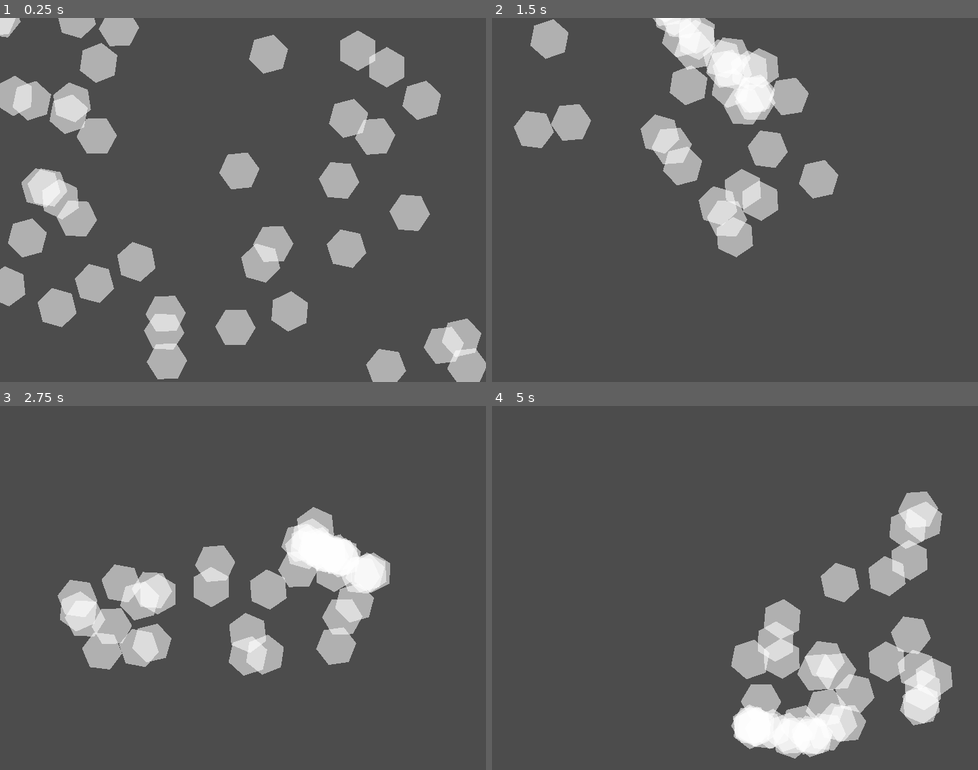
Above: before the commit, frames 1-4 (two rows, left to right).
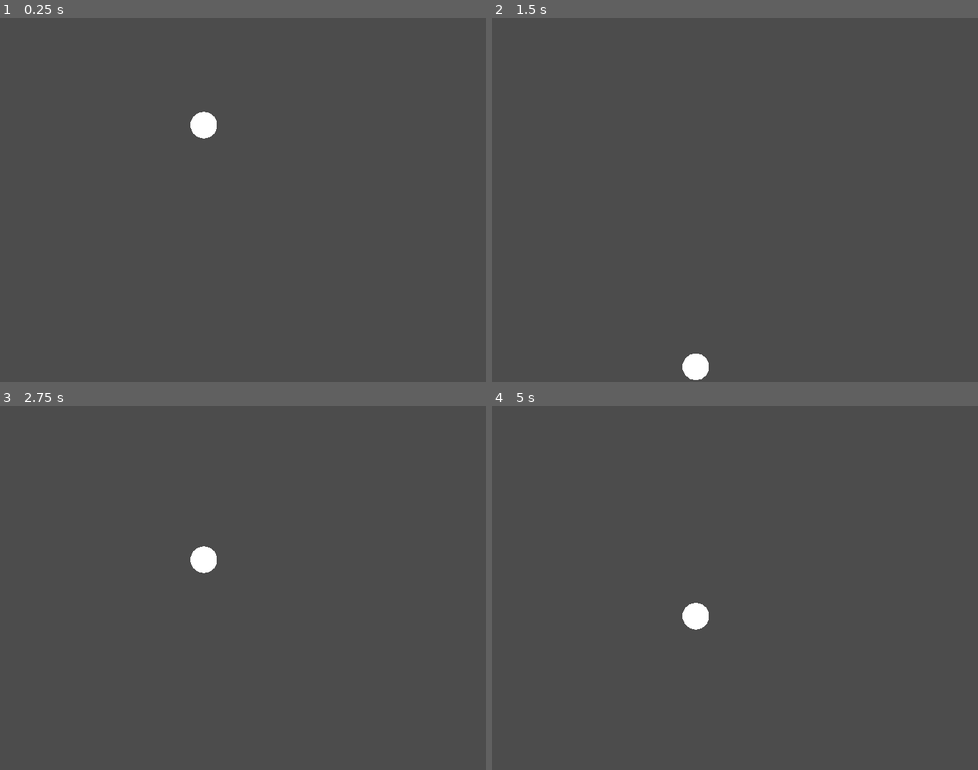
Above: after the commit, the same moments.

Repository: yosuanicolaus/godot-practice
Game: Godot game, scene res://Mover/Main.tscn
Same seed, same stepped clock (60 frames per second), same inputs: the game is played once before the commit and once after it. This scene is started directly instead of the project's main scene.
Inputs (mouse positions are in pixels of both pictures, inside the frame that each line leads up to):
- Up to frame 1 (0.25 s): no input
- Up to frame 2 (1.5 s): tap Enter (ui_accept) at 0.5, 0.77 s; move the mouse to (841, 181) at 0.52 s; hold Right (ui_right) 0.53-1.28 s; move the mouse to (637, 218) at 1.27 s; hold Down (ui_down) from 1.28 s (still down)
- Up to frame 3 (2.75 s): tap Enter (ui_accept) at 1.52 s; move the mouse to (291, 507) at 2.02 s; release Down (ui_down) at 2.03 s; hold Right (ui_right) from 2.03 s (still down)
- Up to frame 4 (5 s): move the mouse to (710, 660) at 2.77 s; release Right (ui_right) at 2.78 s; hold Up (ui_up) 2.78-3.53 s; tap Enter (ui_accept) at 3.02, 3.77, 4.52 s; move the mouse to (880, 642) at 3.52 s; hold Left (ui_left) from 3.53 s (still down); move the mouse to (589, 533) at 4.27 s

The runs differ from the first frame. In frame 1, 20% of the frame differs, in the area x 0-100%, y 0-100%; in frame 2, 12%; in frame 3, 12%; in frame 4, 13%.

Commit message:
create Bouncer that... bounces

Diff:
--- /dev/null
+++ b/Mover/Bouncer.tscn
@@ -0,0 +1,14 @@
+[gd_scene load_steps=3 format=2]
+
+[ext_resource path="res://Mover/bouncer.gd" type="Script" id=1]
+
+[sub_resource type="SphereMesh" id=1]
+radius = 20.0
+height = 40.0
+rings = 6
+
+[node name="Bouncer" type="Node2D"]
+script = ExtResource( 1 )
+
+[node name="Mesh" type="MeshInstance2D" parent="."]
+mesh = SubResource( 1 )
--- a/Mover/Main.tscn
+++ b/Mover/Main.tscn
@@ -1,7 +1,11 @@
-[gd_scene load_steps=2 format=2]
+[gd_scene load_steps=3 format=2]
 
-[ext_resource path="res://Mover/instance_mover.gd" type="Script" id=1]
+[ext_resource path="res://Mover/instancer.gd" type="Script" id=1]
+[ext_resource path="res://Mover/Bouncer.tscn" type="PackedScene" id=2]
 
 [node name="Main" type="Node2D"]
 script = ExtResource( 1 )
-mover_count = 40
+mover_count = 0
+
+[node name="Bouncer" parent="." instance=ExtResource( 2 )]
+position = Vector2( 302, 148 )
--- /dev/null
+++ b/Mover/bouncer.gd
@@ -0,0 +1,21 @@
+extends Node2D
+
+var velocity = Vector2.ZERO
+var gravity = Vector2(0, 0.1)
+var c = -0.01
+
+onready var screen = get_viewport_rect().size
+
+
+func _process(_delta):
+	var friction = velocity.normalized() * c
+	velocity += gravity
+	velocity += friction
+	position.y += velocity.y
+
+	check_edge()
+
+
+func check_edge():
+	if position.y >= screen.y:
+		velocity.y = -velocity.y
Renamed: Mover/instance_mover.gd -> Mover/instancer.gd
